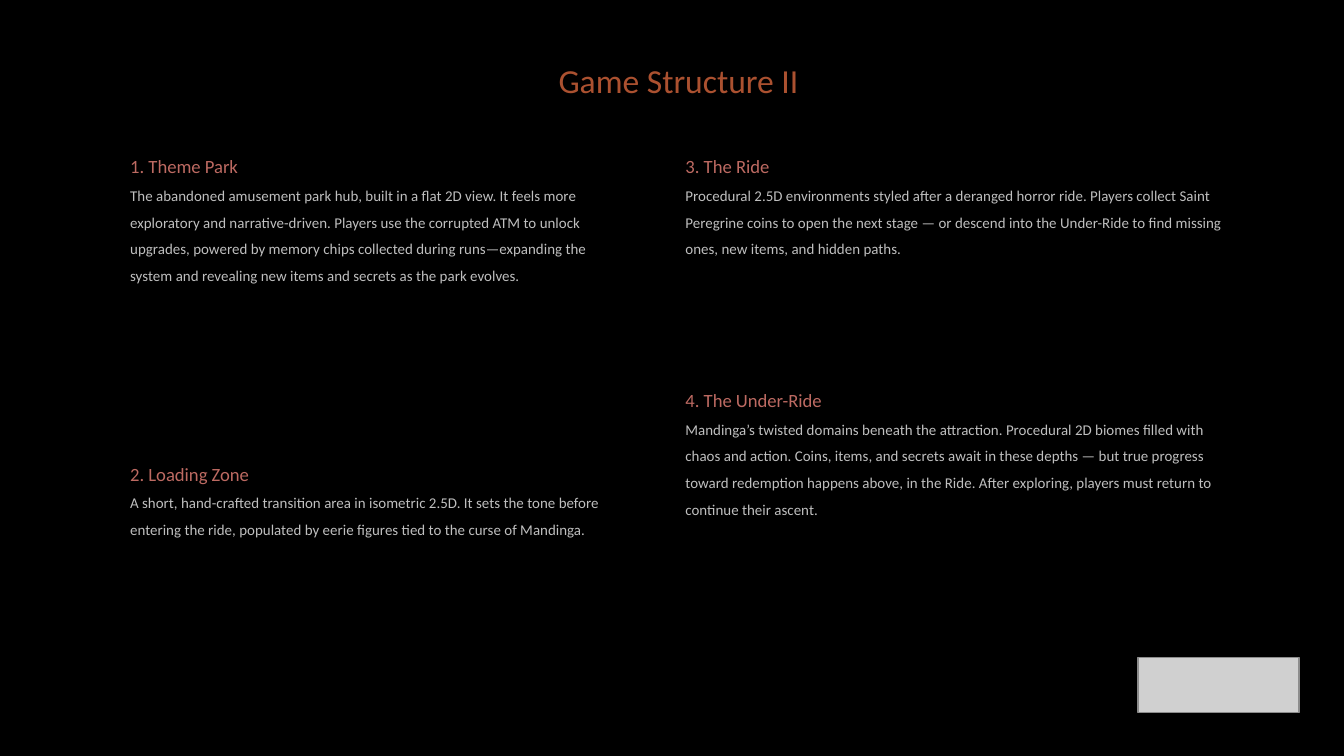
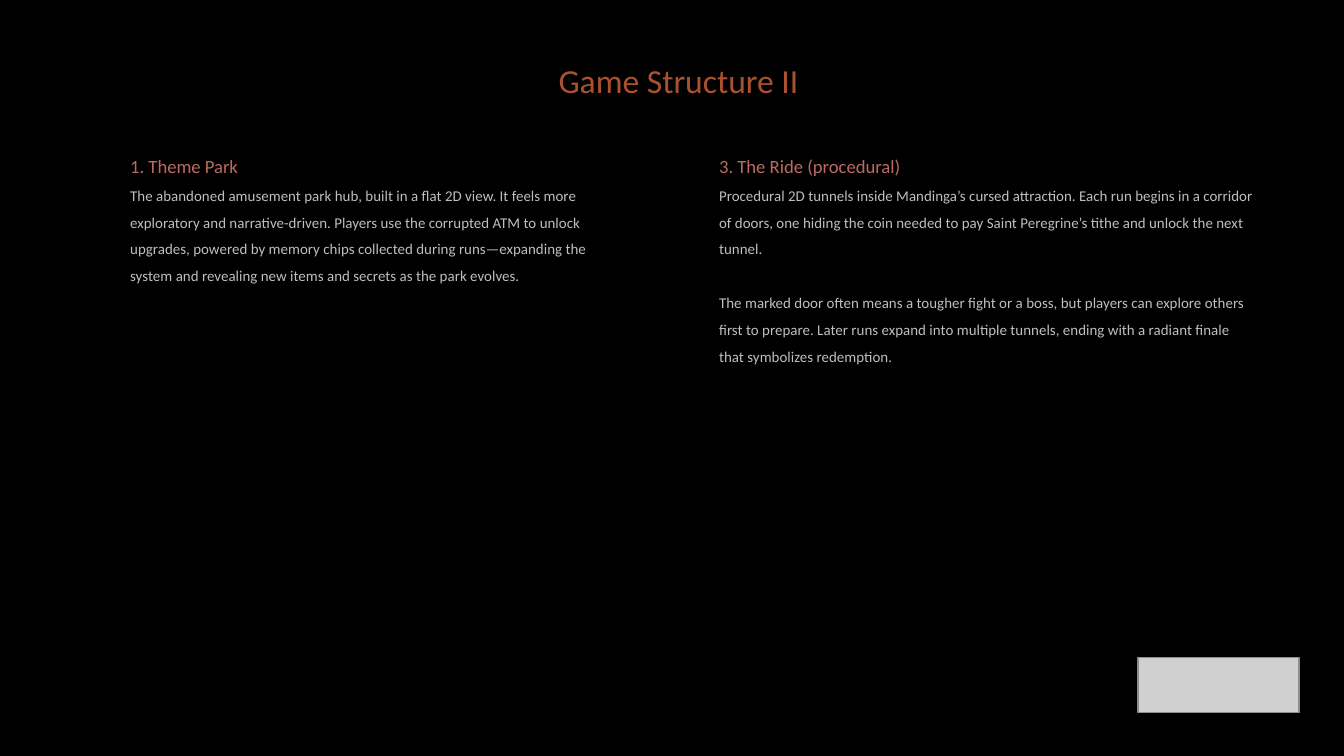
Before and after one commit to diegohcanepa/Remizione, a slide deck: slide 9 of Pitch Deck.pptx. Drawn at 1344x756 pixels with LibreOffice and Linux fonts; fonts in the diff are those of the drawing; grey boxes stand for pictures; background and template pictures are left out. Boxes give left, top, right and bottom in pixels: in the first picture for what was removed or moved away, otherwise in the second. Text is boxed around its words. In the diff, an @@ line names an element or a change of style, - is before the commit and + after.

```diff
--- a/Pitch Deck.pptx
+++ b/Pitch Deck.pptx
@@ text at (719, 159, 1252, 338): text changed @@
-3. The Ride
-Procedural 2.5D environments styled after a deranged horror ride. Players collect Saint Peregrine coins to open the next stage — or descend into the Under-Ride to find missing ones, new items, and hidden paths.
+3. The Ride (procedural)
+Procedural 2D tunnels inside Mandinga’s cursed attraction. Each run begins in a corridor of doors, one hiding the coin needed to pay Saint Peregrine’s tithe and unlock the next tunnel.
+The marked door often means a tougher fight or a boss, but players can explore others first to prepare. Later runs expand into multiple tunnels, ending with a radiant finale that symbolizes redemption.
@@ text removed at (685, 394, 1212, 515) @@
-4. The Under-Ride
-Mandinga’s twisted domains beneath the attraction. Procedural 2D biomes filled with chaos and action. Coins, items, and secrets await in these depths — but true progress toward redemption happens above, in the Ride. After exploring, players must return to continue their ascent.
@@ text removed at (130, 468, 599, 538) @@
-2. Loading Zone
-A short, hand-crafted transition area in isometric 2.5D. It sets the tone before entering the ride, populated by eerie figures tied to the curse of Mandinga.
```
Also in this commit, not shown: 1 other slide changed, 25 other files.
